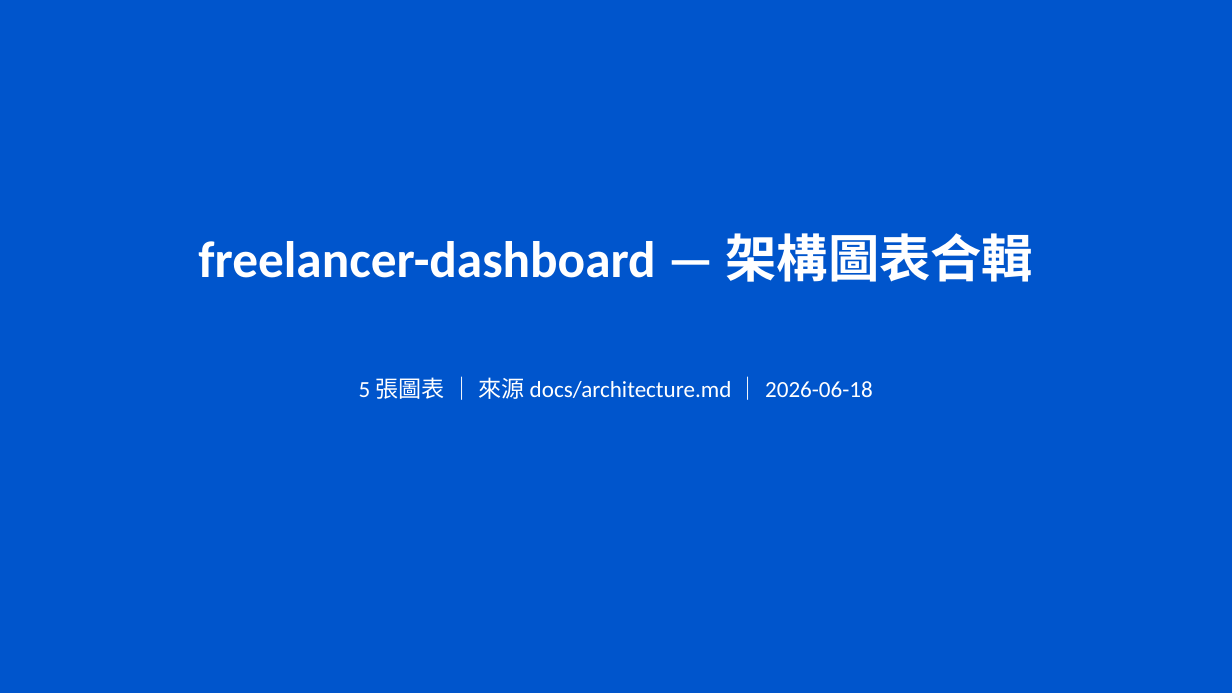
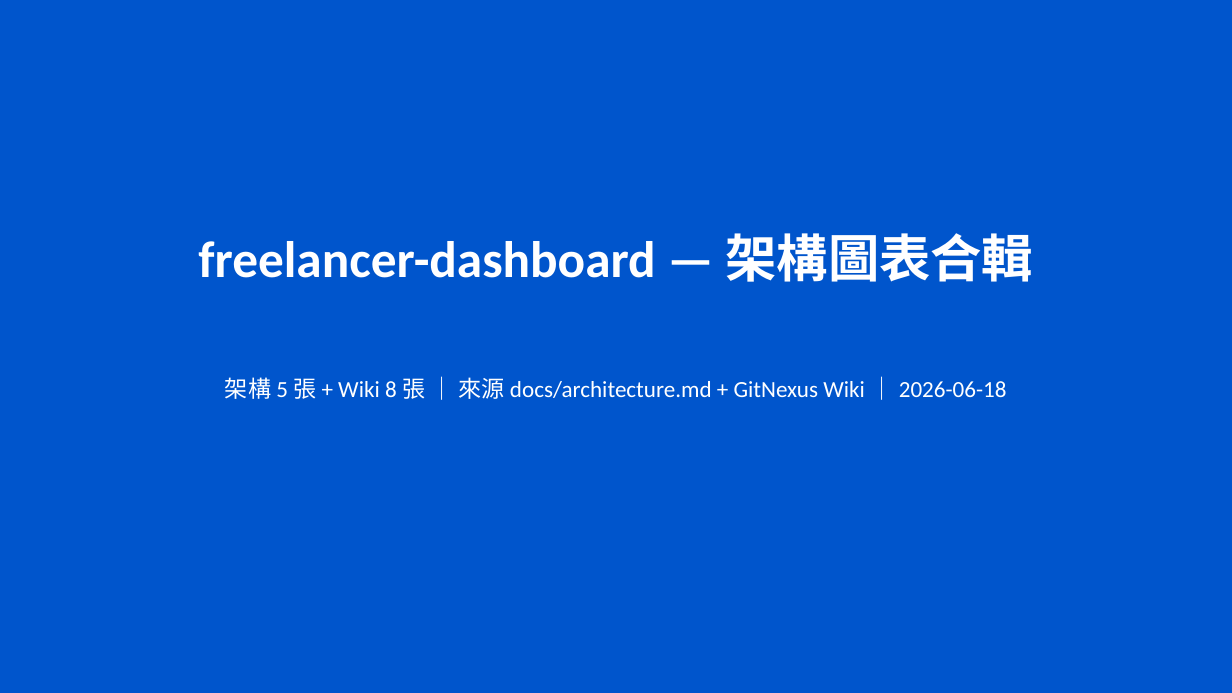
Before and after one commit to chenghyang2001/freelancer-dashboard, a slide deck: slide 1 of mermaid/20260618-freelancer-dashboard/freelancer-dashboard-架構圖表合輯.pptx. Drawn at 1232x693 pixels with LibreOffice and Linux fonts; fonts in the diff are those of the drawing. Boxes give left, top, right and bottom in pixels: in the first picture for what was removed or moved away, otherwise in the second. Text is boxed around its words. In the diff, an @@ line names an element or a change of style, - is before the commit and + after.

```diff
--- a/mermaid/20260618-freelancer-dashboard/freelancer-dashboard-架構圖表合輯.pptx
+++ b/mermaid/20260618-freelancer-dashboard/freelancer-dashboard-架構圖表合輯.pptx
@@ text at [225,377,1007,399]: text changed @@
-5 張圖表 ｜ 來源 docs/architecture.md ｜ 2026-06-18
+架構 5 張 + Wiki 8 張 ｜ 來源 docs/architecture.md + GitNexus Wiki ｜ 2026-06-18
```
Also in this commit, not shown: 9 slides added, 17 other files.
